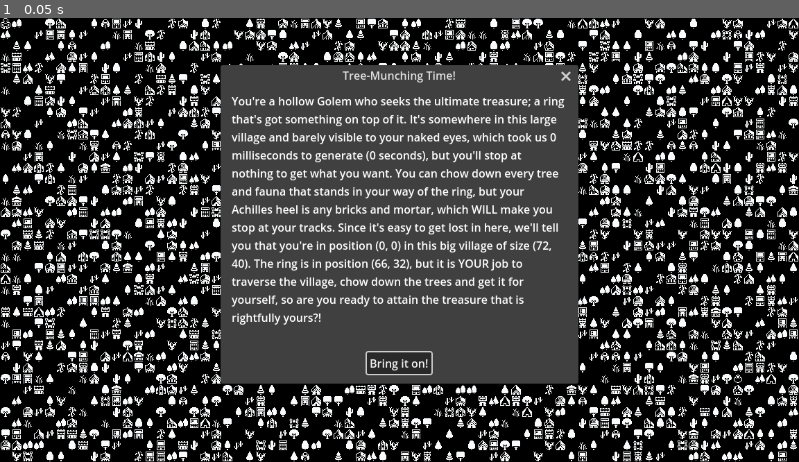
Above: before the commit, frame 1.
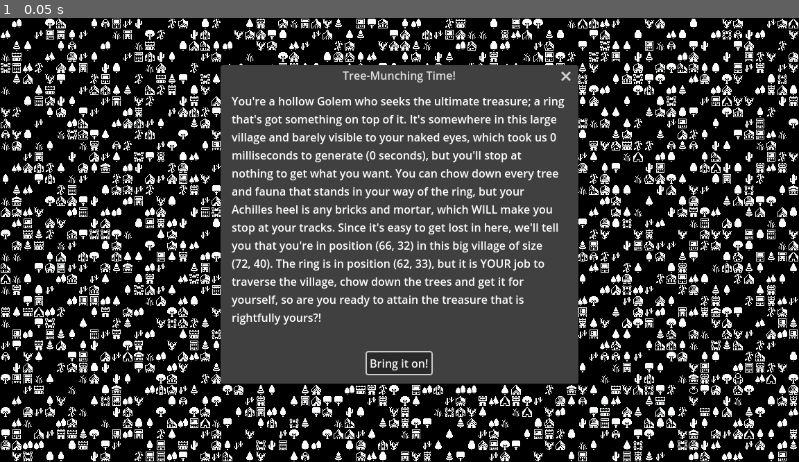
Above: after the commit, the same moment.

Repository: Zishan-Rahman/GD4LSystemRPG
Game: Godot game, scene res://tile_map.tscn
Two runs of this game, one before a commit and one after it. Both use one fixed random seed, a clock stepped at 60 frames per second and the inputs below.
Inputs:
- Up to frame 1 (0.05 s): no input

The runs differ from the first frame. In frame 1, 0.8% of the frame differs, in the area x 0-93%, y 0-85%.

Commit message:
Reintroduce starting random spawn for player and ring
So that player and ring positions don't immediately default to (0, 0)

Diff:
--- a/tile_map.gd
+++ b/tile_map.gd
@@ -46,11 +46,13 @@
 	return Vector2i(randi() % x_tile_range, randi() % y_tile_range)
 
 func place_player() -> void:
+	player_placement_cell = _get_random_placement_cell()
 	while get_used_cells(0).has(player_placement_cell):
 		player_placement_cell = _get_random_placement_cell()
 	set_cell(0, player_placement_cell, 0, PLAYER_SPRITE)
 
 func place_ring() -> void:
+	ring_placement_cell = _get_random_placement_cell()
 	while get_used_cells(0).has(ring_placement_cell):
 		ring_placement_cell = _get_random_placement_cell()
 	set_cell(0, ring_placement_cell, 0, rings.pick_random())
